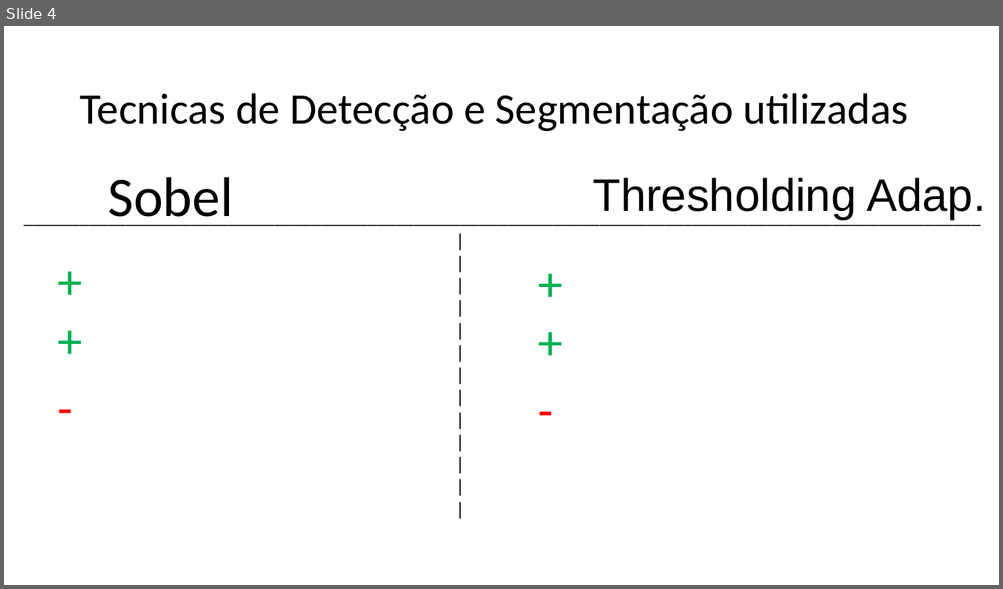
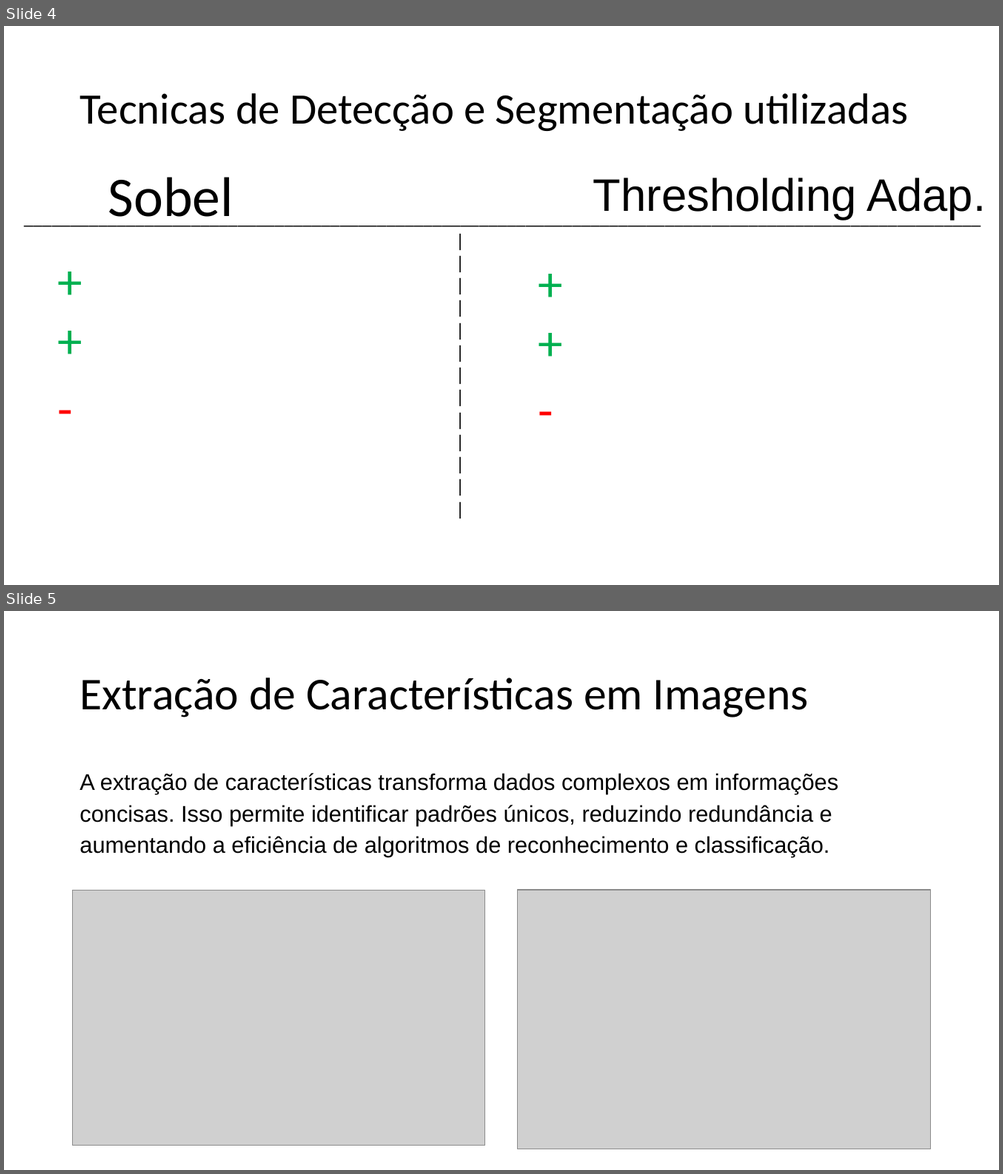
Before and after one commit to WilliamFelipeCosc/TrabalhoVisCompA1, a slide deck: Projeto Integrado de Visão Computacional e Inteligência Artificial 1.pptx. Shown one above the other, each under a label of ours: slide 4 before the commit, slides 4 and 5 after it. The pictures are 1003x589 and 1003x1174 pixels, drawn with LibreOffice and Linux fonts; fonts in the diff are those of the drawing; grey boxes stand for pictures. Boxes give left, top, right and bottom in pixels: in the first picture for what was removed or moved away, otherwise in the second. Text is boxed around its words. In the diff, an @@ line names an element or a change of style, - is before the commit and + after.

```diff
--- a/Projeto Integrado de Visão Computacional e Inteligência Artificial 1.pptx
+++ b/Projeto Integrado de Visão Computacional e Inteligência Artificial 1.pptx
@@ slide 5 added at bbox=[4, 611, 999, 1170], background #FFFFFF @@
@@ title added at bbox=[79, 678, 808, 718], 44 pt, text #000000 @@
+Extração de Características em Imagens
@@ text added at bbox=[79, 773, 838, 857], 22 pt, text #000000 @@
+A extração de características transforma dados complexos em informações concisas. Isso permite identificar padrões únicos, reduzindo redundância e aumentando a eficiência de algoritmos de reconhecimento e classificação.
@@ picture added at bbox=[73, 891, 485, 1146] @@
@@ picture added at bbox=[518, 890, 930, 1150] @@
```
Also in this commit, not shown: 2 slides changed, 1 other slide added, 1 slide removed, 3 other files.
